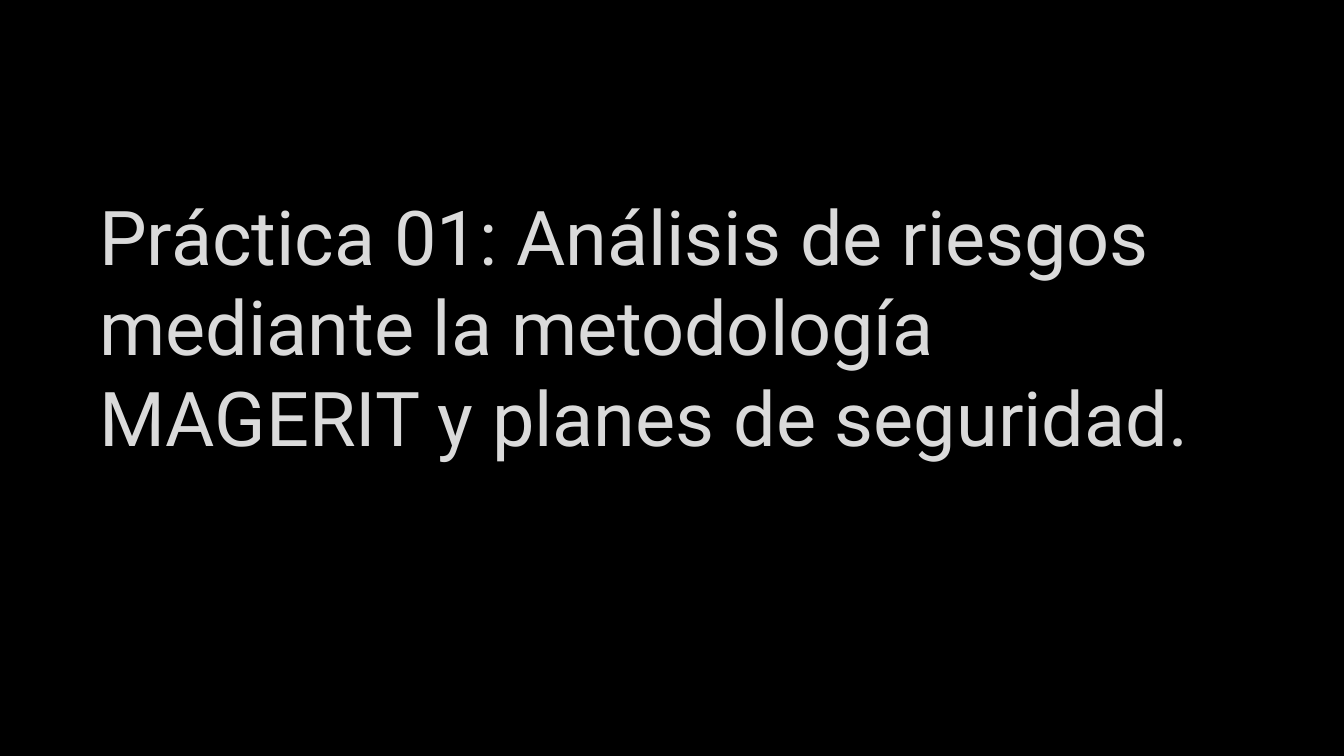
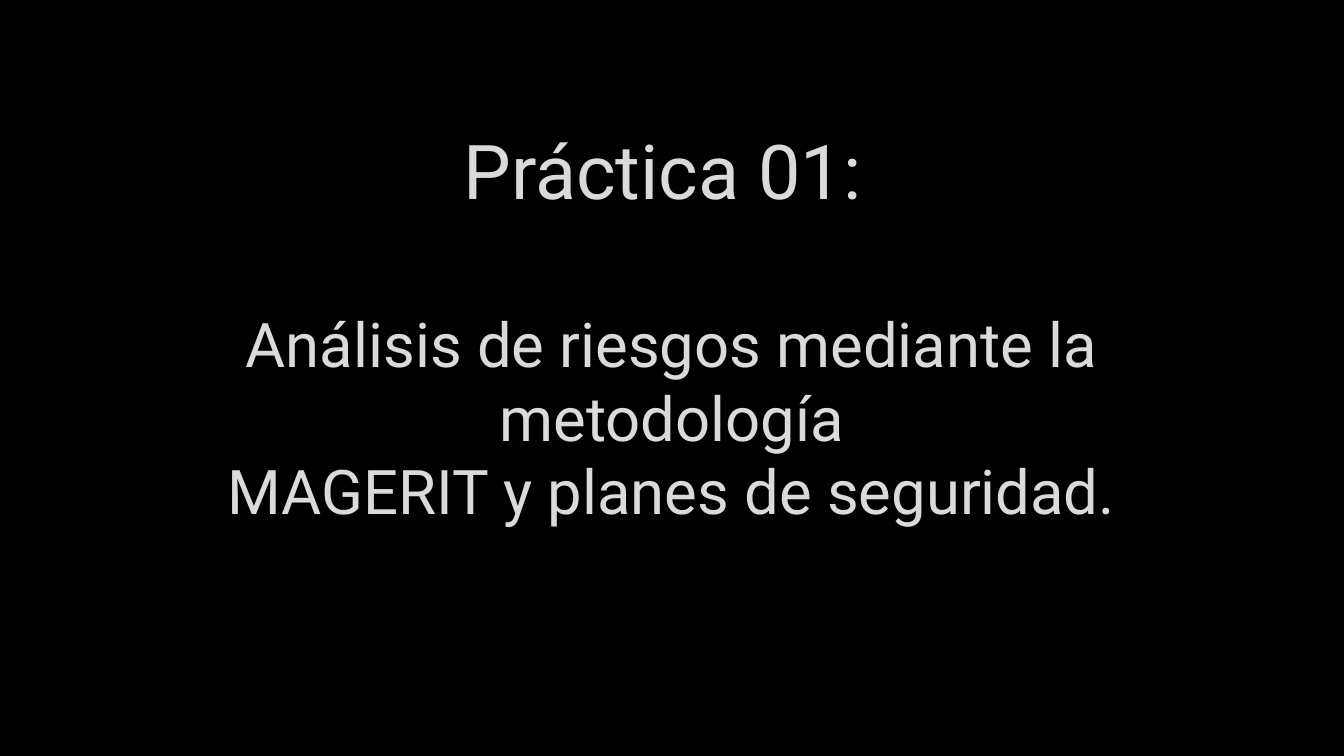
Before and after one commit to Juanfragar/Fiabilidad-y-gestion-de-riesgos, a slide deck: slide 1 of Presentación.pptx. Drawn at 1344x756 pixels with LibreOffice and Linux fonts; fonts in the diff are those of the drawing; background and template pictures are left out. Boxes give left, top, right and bottom in pixels: in the first picture for what was removed or moved away, otherwise in the second. Text is boxed around its words. In the diff, an @@ line names an element or a change of style, - is before the commit and + after.

Commit message:
presentacion v2

```diff
--- a/Presentación.pptx
+++ b/Presentación.pptx
@@ title "Práctica 01: Análisis de riesgos ..." at [228,142,1115,527]: size 54 to 44 pt in "Análisis de riesgos mediante la metodología MAGERIT ..."; alignment left to centre @@
```
Also in this commit, not shown: 8 slides added.
